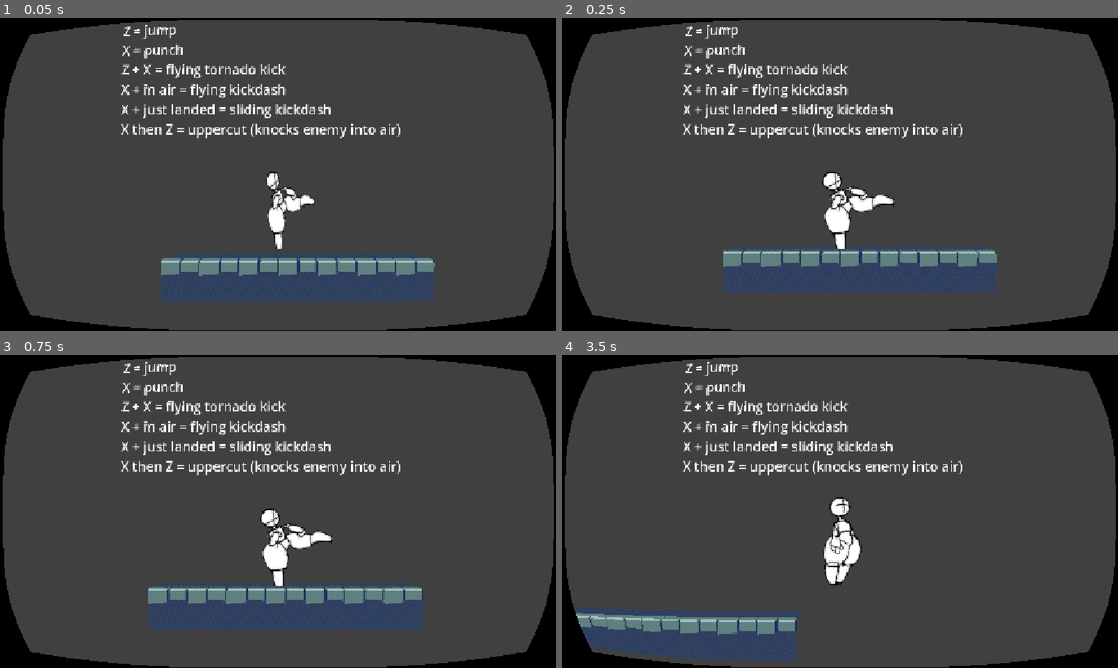
Above: before the commit, frames 1-4 (two rows, left to right).
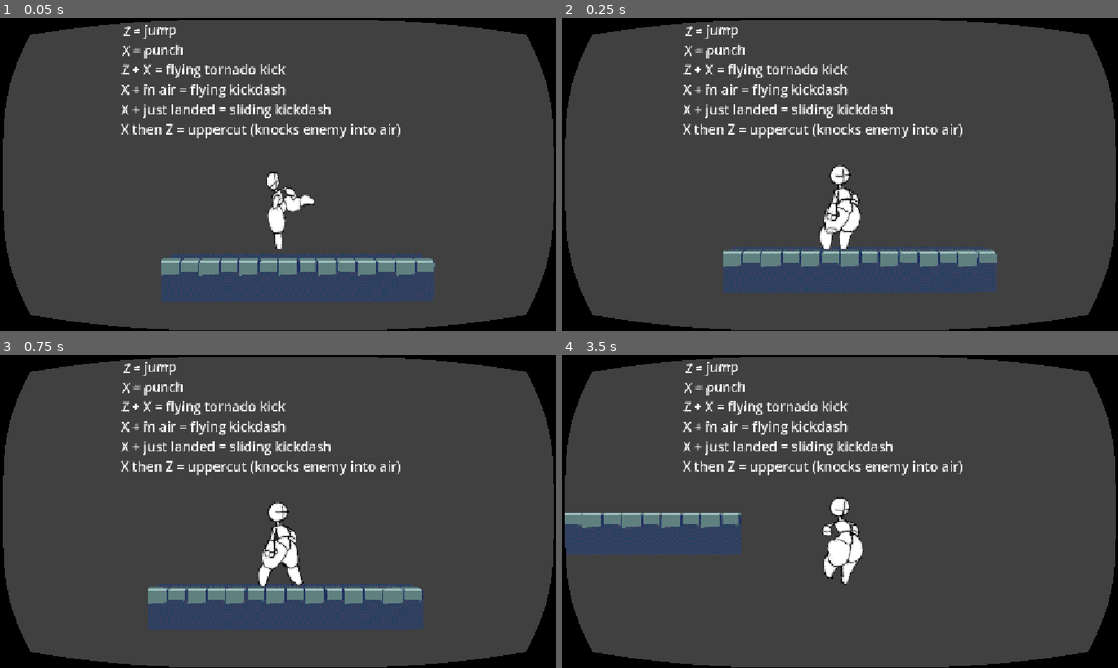
Above: after the commit, the same moments.

Repository: dairycultist/paper-combat
Game: Godot game, scene res://world.tscn
Same seed, same stepped clock (60 frames per second), same inputs: the game is played once before the commit and once after it.
Inputs:
- Up to frame 1 (0.05 s): no input
- Up to frame 2 (0.25 s): no input
- Up to frame 3 (0.75 s): hold Right (move_right) from 0.53 s (still down); tap X (attack) at 0.6 s
- Up to frame 4 (3.5 s): tap Z (jump) at 0.77, 0.8, 1.07, 1.35, 1.52, 1.82, 2.3, 3.02, 3.32 s; release Right (move_right) at 1.28 s; hold Left (move_left) 1.28-2.03 s; tap X (attack) at 1.55, 2.1, 2.85 s; hold Right (move_right) from 2.03 s (still down)

Frame 1 is identical in both runs. In frame 2, 1.4% of the frame differs, in the area x 46-60%, y 46-74%; in frame 3, 1.7%; in frame 4, 11%, in the area x 0-55%, y 45-98%.

Commit message:
Full moveset

Diff:
--- a/player/player.gd
+++ b/player/player.gd
@@ -11,6 +11,11 @@
 var attack_t : float
 var landed_t : float
 var is_grounded : bool
+
+# TODO should probably bite the bullet and implement an attack state system
+# each attack state has conditions within which it can override the current
+# state (which includes which state is currently active). also movement
+# can depend on the state (i.e. run speed)
 
 func _process(delta: float) -> void:
 
@@ -33,6 +38,7 @@
 		# just landed
 		if not is_grounded:
 			landed_t = 0.0
+			attack_t = 1000.0
 
 		if Input.is_action_just_pressed("jump"):
 			jump_t = 0.0
@@ -50,21 +56,24 @@
 
 	is_grounded = is_on_floor()
 
-	if Input.is_action_just_pressed("attack") and attack_t > 0.35:
+	if Input.is_action_just_pressed("attack") and attack_t > 0.15:
 		attack_t = 0.0
 
 		if not is_grounded:
 			velocity.x *= kickdash_speed_mult
 
 	# determine attack
-	if attack_t < 0.3:
-		if abs(jump_t - attack_t) < 0.1 and not is_grounded:
-			anim_to_play = "flying_tornado_kick"
-		elif not is_grounded:
-			anim_to_play = "punch"
-		else:
-			anim_to_play = "punch"
-			velocity.x = lerp(velocity.x, 0.0, acceleration * 2.0 * delta)
+	if attack_t < 0.3 and abs(jump_t - attack_t) < 0.05 and not is_grounded:
+		anim_to_play = "flying_tornado_kick"
+	elif jump_t < 0.3 and attack_t - jump_t < 0.15:
+		anim_to_play = "uppercut"
+	elif attack_t < 0.3 and not is_grounded:
+		anim_to_play = "flying_kickdash"
+	elif attack_t < 0.3 and abs(landed_t - attack_t) < 0.1:
+		anim_to_play = "sliding_kickdash"
+	elif attack_t < 0.1:
+		anim_to_play = "punch"
+		velocity.x = lerp(velocity.x, 0.0, acceleration * 2.0 * delta)
 
 	move_and_slide()
 
--- a/world.tscn
+++ b/world.tscn
@@ -7,8 +7,12 @@
 [ext_resource type="Texture2D" uid="uid://5pnclv5esc1l" path="res://player/sprites/walk1.png" id="5_dwbse"]
 [ext_resource type="Texture2D" uid="uid://d08rc6tybfxd5" path="res://player/sprites/fall1.png" id="5_gbfbk"]
 [ext_resource type="Texture2D" uid="uid://tyt211p842j7" path="res://player/sprites/jump1.png" id="5_pkg7o"]
+[ext_resource type="Texture2D" uid="uid://d0lyaprnyrh1c" path="res://player/sprites/flying_kickdash1.png" id="6_ic0uy"]
 [ext_resource type="Texture2D" uid="uid://ddut1futkamiu" path="res://player/sprites/walk2.png" id="6_pkg7o"]
-[ext_resource type="Texture2D" uid="uid://bw8ero4k7v640" path="res://player/sprites/kick.png" id="7_ioo17"]
+[ext_resource type="Texture2D" uid="uid://bw8ero4k7v640" path="res://player/sprites/kick1.png" id="7_ioo17"]
+[ext_resource type="Texture2D" uid="uid://cwad6ags4pxp7" path="res://player/sprites/punch1.png" id="8_wse8f"]
+[ext_resource type="Texture2D" uid="uid://cky474bpf3pi1" path="res://player/sprites/sliding_kickdash1.png" id="10_k3n1d"]
+[ext_resource type="Texture2D" uid="uid://d2eyf1j7ca8x0" path="res://player/sprites/uppercut1.png" id="11_2o6r5"]
 
 [sub_resource type="ShaderMaterial" id="ShaderMaterial_tlwt5"]
 shader = ExtResource("3_aqk2v")
@@ -55,9 +59,25 @@
 "values": [ExtResource("5_gbfbk")]
 }
 
+[sub_resource type="Animation" id="Animation_hiqwa"]
+resource_name = "flying_kickdash"
+length = 0.001
+tracks/0/type = "value"
+tracks/0/imported = false
+tracks/0/enabled = true
+tracks/0/path = NodePath("Sprite3D:texture")
+tracks/0/interp = 1
+tracks/0/loop_wrap = true
+tracks/0/keys = {
+"times": PackedFloat32Array(0),
+"transitions": PackedFloat32Array(1),
+"update": 1,
+"values": [ExtResource("6_ic0uy")]
+}
+
 [sub_resource type="Animation" id="Animation_70uel"]
 resource_name = "flying_tornado_kick"
-length = 0.19999999999999998
+length = 0.2
 loop_mode = 1
 tracks/0/type = "value"
 tracks/0/imported = false
@@ -124,7 +144,39 @@
 "times": PackedFloat32Array(0),
 "transitions": PackedFloat32Array(1),
 "update": 1,
-"values": [ExtResource("7_ioo17")]
+"values": [ExtResource("8_wse8f")]
+}
+
+[sub_resource type="Animation" id="Animation_2u3nc"]
+resource_name = "sliding_kickdash"
+length = 0.001
+tracks/0/type = "value"
+tracks/0/imported = false
+tracks/0/enabled = true
+tracks/0/path = NodePath("Sprite3D:texture")
+tracks/0/interp = 1
+tracks/0/loop_wrap = true
+tracks/0/keys = {
+"times": PackedFloat32Array(0),
+"transitions": PackedFloat32Array(1),
+"update": 1,
+"values": [ExtResource("10_k3n1d")]
+}
+
+[sub_resource type="Animation" id="Animation_udxuc"]
+resource_name = "uppercut"
+length = 0.001
+tracks/0/type = "value"
+tracks/0/imported = false
+tracks/0/enabled = true
+tracks/0/path = NodePath("Sprite3D:texture")
+tracks/0/interp = 1
+tracks/0/loop_wrap = true
+tracks/0/keys = {
+"times": PackedFloat32Array(0),
+"transitions": PackedFloat32Array(1),
+"update": 1,
+"values": [ExtResource("11_2o6r5")]
 }
 
 [sub_resource type="Animation" id="Animation_wse8f"]
@@ -148,10 +200,13 @@
 _data = {
 &"RESET": SubResource("Animation_gbfbk"),
 &"fall": SubResource("Animation_k3n1d"),
+&"flying_kickdash": SubResource("Animation_hiqwa"),
 &"flying_tornado_kick": SubResource("Animation_70uel"),
 &"idle": SubResource("Animation_ioo17"),
 &"jump": SubResource("Animation_ic0uy"),
 &"punch": SubResource("Animation_2o6r5"),
+&"sliding_kickdash": SubResource("Animation_2u3nc"),
+&"uppercut": SubResource("Animation_udxuc"),
 &"walk": SubResource("Animation_wse8f")
 }
 
Binary file added: player/sprites/flying_kickdash1.png
Not shown, added: player/sprites/flying_kickdash1.png.import
Renamed: player/sprites/kick.png -> player/sprites/kick1.png
Not shown, added: player/sprites/kick1.png.import
Binary file added: player/sprites/punch1.png
Not shown, added: player/sprites/punch1.png.import
Binary file added: player/sprites/sliding_kickdash1.png
Not shown, added: player/sprites/sliding_kickdash1.png.import
Binary file added: player/sprites/uppercut1.png
Not shown, changed: player/sprites/uppercut1.png.import
